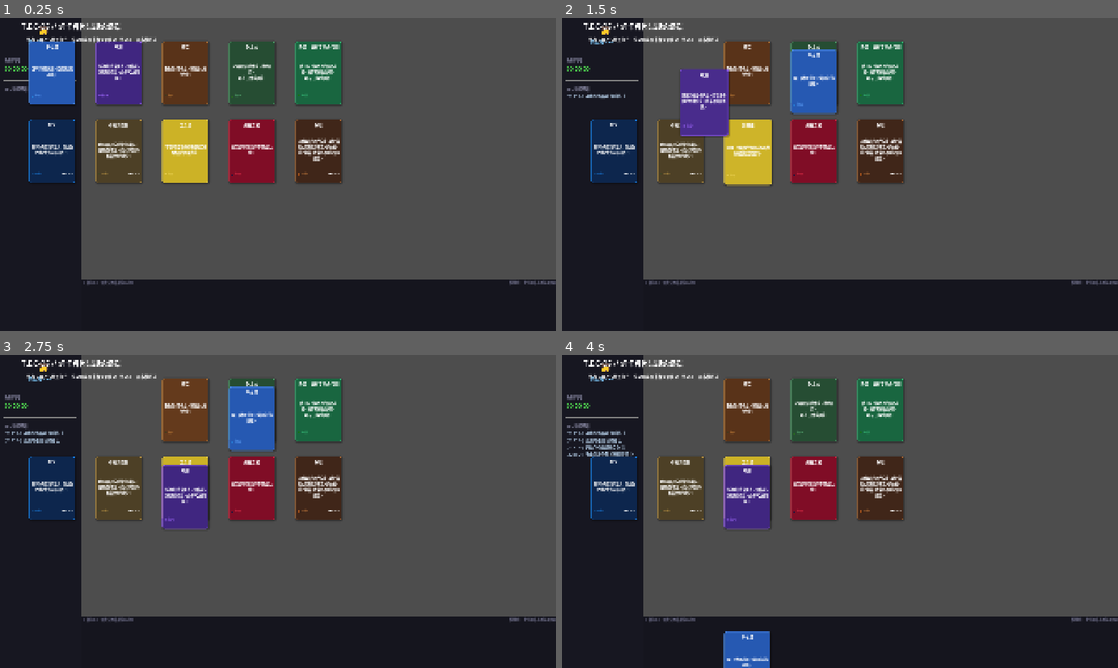
Above: before the commit, frames 1-4 (two rows, left to right).
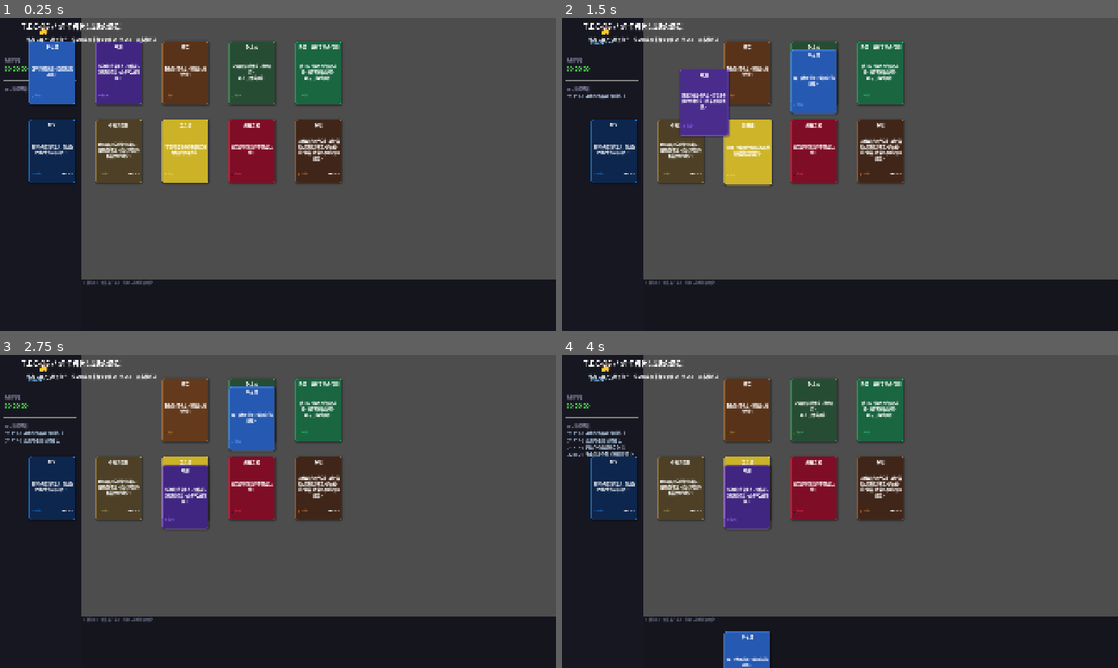
Above: after the commit, the same moments.

Repository: ChrisUtada/tec3g
Game: Godot game, scene res://main.tscn
The game is run twice, just before and just after one commit, with the same random seed, the same clock (stepped at 60 frames per second) and the same inputs.
Inputs (mouse positions are in pixels of both pictures, inside the frame that each line leads up to):
- Up to frame 1 (0.25 s): no input
- Up to frame 2 (1.5 s): tap Enter at 0.5 s; drag from (612, 74) to (895, 105) at 0.52 s; drag from (678, 74) to (812, 237) at 1.27 s
- Up to frame 3 (2.75 s): move the mouse to (183, 411) at 2.02 s; click (183, 411) at 2.17 s
- Up to frame 4 (4 s): tap Space at 2.75 s; drag from (812, 411) to (673, 464) at 2.77 s; click "✕" at 3.5 s

The runs differ from the first frame. In frame 1, 0.1% of the frame differs, in the area x 19-100%, y 84-86%; in frame 2, 0.1%; in frame 3, 0.1%; in frame 4, 0.1%.

Commit message:
fix: bottom bar is single free storage zone, remove quick slots

Diff:
--- a/main.tscn
+++ b/main.tscn
@@ -38,21 +38,10 @@
 layout_mode = 0
 offset_left = 10
 offset_top = 5
-offset_right = 300
+offset_right = 400
 offset_bottom = 25
 theme_override_font_sizes/font_size = 11
-text = "[ 暂存区 ]    新生成的卡牌落在这里"
-theme_override_colors/font_color = Color(0.4, 0.4, 0.5, 1.0)
-
-[node name="PinLabel" type="Label" parent="GameBoard/BottomBar"]
-layout_mode = 0
-offset_left = 1100
-offset_top = 5
-offset_right = 1640
-offset_bottom = 25
-theme_override_font_sizes/font_size = 11
-text = "[ 快捷位 ]    把常用卡拖到这里固定"
-horizontal_alignment = 2
+text = "[ 暂存区 ]    新卡落在这里，常用卡拖到底部固定"
 theme_override_colors/font_color = Color(0.4, 0.4, 0.5, 1.0)
 
 [node name="CardContainer" type="Control" parent="GameBoard" unique_id=1966715342]
